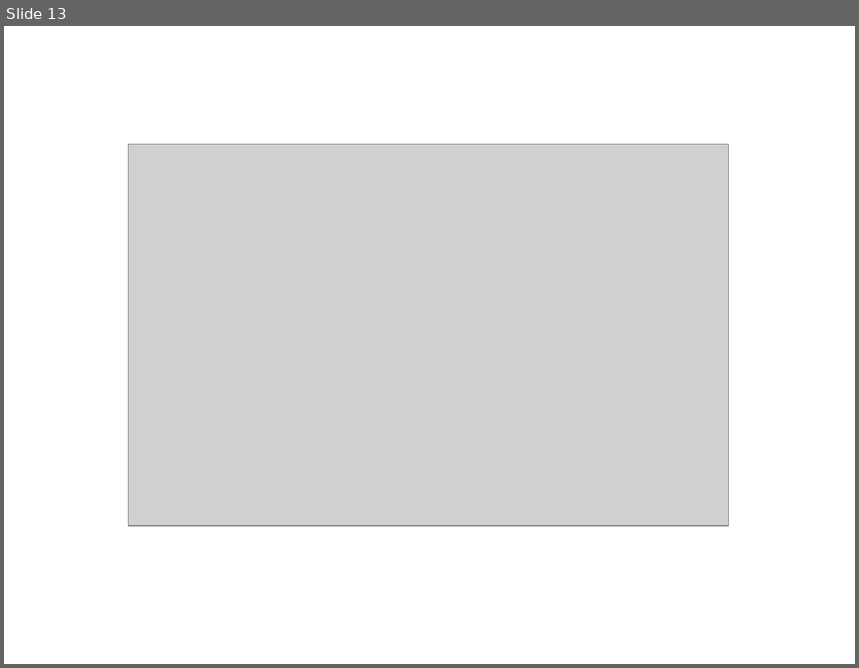
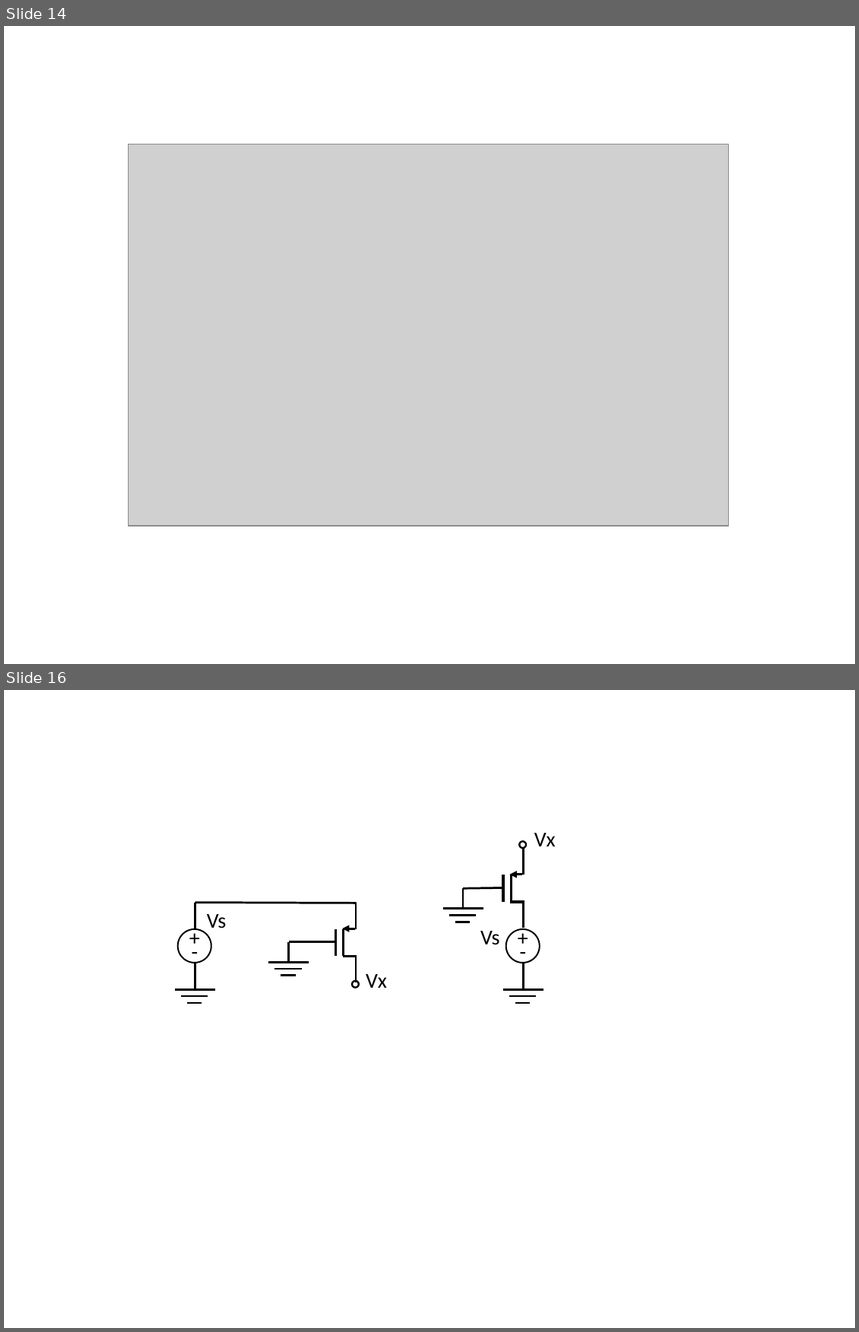
Before and after one commit to alexander-standaert/Thesis-Design-of-RRam, a slide deck: Thesis/fig/figure presentation.pptx. Shown one above the other, each under a label of ours: slide 13 before the commit, slides 14 and 16 after it; the slides between them are not shown. The pictures are 859x668 and 859x1332 pixels, drawn with LibreOffice and Linux fonts; fonts in the diff are those of the drawing; grey boxes stand for pictures. Boxes give left, top, right and bottom in pixels: in the first picture for what was removed or moved away, otherwise in the second. Text is boxed around its words. In the diff, an @@ line names an element or a change of style, - is before the commit and + after.

```diff
--- a/Thesis/fig/figure presentation.pptx
+++ b/Thesis/fig/figure presentation.pptx
@@ slide 16 added at [4,690,855,1328], background #FFFFFF @@
@@ group added at [175,833,556,1003]: 30 lines, 8 texts, 4 ellipses, 2 arrows @@
++
+-
+Vs
+Vx
++
+-
+Vs
+Vx
@@ what was slide 13 is now slide 14 @@
```
Also in this commit, not shown: 2 other slides added, 53 other files.
